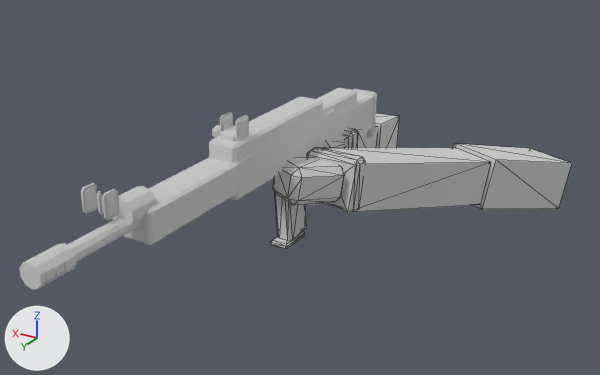
Renders of the glTF model polyfield2/game/assets/models/viewmodel.glb from each side of a commit.
The view is the same before and after, from a 50 mm camera at (-0.571, 1.415, 0.353) aimed at (0.065, 0.356, -0.177). The lights are fixed; the arrows at lower left show +X, +Y and +Z. The picture after the commit comes second. Mesh edges are drawn as thin lines on the coarser meshes. Vertices at exactly the same position are counted once.

Names of what the first picture shows: 'vm_hands', 'vm_part_magazine', 'vm_sleeves', 'vm_weapon' and 1 more.
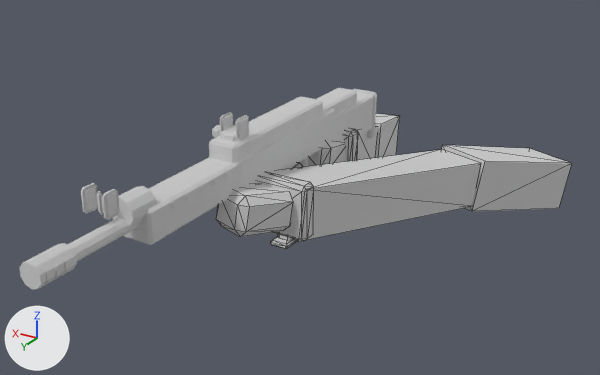
Where the change shows, as pixel boxes [x1, y1, x2, y2] in the pictures (600 x 375 px; the box of a moved part takes in the faces that stretch with it):
'vm_sleeves', reshaped (18% wider, 29% taller)
    before: [307, 113, 572, 212]
    after: [258, 113, 572, 241]
'vm_hands', reshaped (77% wider, 50% taller)
    before: [273, 142, 346, 205]
    after: [216, 142, 346, 237]
part 1 of me_vm_handr_block, moved or reshaped
    before: [288, 158, 339, 200]
    after: [234, 183, 287, 232]
part 2 of me_vm_armr_upper, moved or reshaped
    before: [307, 148, 365, 210]
    after: [258, 172, 314, 241]
part 3 of me_vm_armr_upper, moved or reshaped
    before: [323, 143, 572, 212]
    after: [271, 145, 572, 241]
'vm_part_magazine', unchanged, covered by the edit
    before: [271, 192, 307, 249]
    after: [271, 163, 303, 249]

The change, as a diff of the scene's bpy script:
```diff
--- a/polyfield2/game/assets/models/viewmodel.glb.py
+++ b/polyfield2/game/assets/models/viewmodel.glb.py
@@ me_vm_handr_block @@
 # used by ob_vm_hands; location = (0.0, 0.0, 0.0)
-me_vm_handr_block.from_pydata(...)  # 48 vertices, 88 faces; spans x 0.002..0.149, y 0.153..0.405, z -0.213..-0.128
+me_vm_handr_block.from_pydata(...)  # 48 vertices, 88 faces; spans x 0.014..0.149, y 0.153..0.548, z -0.213..-0.124
+# me_vm_handr_block part 1: the loose piece of 24 vertices spanning x 0.002..0.104, y 0.286..0.405, z -0.203..-0.128 is multiplied about its middle by the matrix ((0.992, -0.129, -0.006), (0.129, 0.991, -0.018), (0.009, 0.017, 1.0)), then moved by (0.009, 0.142, 0.004)
 me_vm_handr_block.materials.append(mat_skin)
@@ me_vm_armr_upper @@
 # used by ob_vm_sleeves; location = (0.0, 0.0, 0.0)
-me_vm_armr_upper.from_pydata(...)  # 80 vertices, 136 faces; spans x -0.243..0.253, y -0.222..0.327, z -0.346..-0.13
-me_vm_armr_upper.vertices[41].co = (-0.234, -0.158, -0.346)  # pixel (558, 208)
-me_vm_armr_upper.vertices[43].co = (-0.146, -0.222, -0.254)  # pixel (530, 148)
-me_vm_armr_upper.vertices[44].co = (-0.047, 0.01, -0.286)
-me_vm_armr_upper.vertices[45].co = (-0.144, 0.052, -0.286)  # pixel (482, 209)
-me_vm_armr_upper.vertices[46].co = (-0.153, 0.03, -0.194)  # pixel (496, 159)
-me_vm_armr_upper.vertices[47].co = (-0.056, -0.012, -0.194)  # pixel (454, 143)
-me_vm_armr_upper.vertices[48].co = (-0.055, 0.008, -0.28)
-me_vm_armr_upper.vertices[49].co = (-0.138, 0.047, -0.28)  # pixel (480, 204)
-me_vm_armr_upper.vertices[50].co = (-0.145, 0.032, -0.2)  # pixel (491, 162)
-me_vm_armr_upper.vertices[51].co = (-0.062, -0.007, -0.2)  # pixel (455, 147)
-me_vm_armr_upper.vertices[52].co = (0.075, 0.288, -0.215)
-me_vm_armr_upper.vertices[53].co = (-0.008, 0.327, -0.215)  # pixel (347, 212)
-me_vm_armr_upper.vertices[54].co = (-0.015, 0.312, -0.135)  # pixel (357, 164)
-me_vm_armr_upper.vertices[55].co = (0.068, 0.273, -0.135)  # pixel (323, 147)
+me_vm_armr_upper.from_pydata(...)  # 80 vertices, 136 faces; spans x -0.243..0.253, y -0.221..0.461, z -0.346..-0.127
+# me_vm_armr_upper part 2: the loose piece of 24 vertices spanning x -0.019..0.079, y 0.285..0.315, z -0.22..-0.13 is moved by (0.015, 0.14, 0.003)
+# me_vm_armr_upper part 3
+me_vm_armr_upper.vertices[41].co = (-0.234, -0.159, -0.346)  # pixel (559, 208)
+me_vm_armr_upper.vertices[43].co = (-0.146, -0.221, -0.254)  # pixel (529, 148)
+me_vm_armr_upper.vertices[44].co = (-0.037, 0.04, -0.281)
+me_vm_armr_upper.vertices[45].co = (-0.134, 0.081, -0.281)  # pixel (472, 211)
+me_vm_armr_upper.vertices[46].co = (-0.143, 0.06, -0.189)  # pixel (485, 161)
+me_vm_armr_upper.vertices[47].co = (-0.046, 0.019, -0.189)  # pixel (442, 144)
+me_vm_armr_upper.vertices[48].co = (-0.045, 0.041, -0.276)
+me_vm_armr_upper.vertices[49].co = (-0.131, 0.071, -0.276)
+me_vm_armr_upper.vertices[50].co = (-0.135, 0.059, -0.194)  # pixel (481, 163)
+me_vm_armr_upper.vertices[51].co = (-0.049, 0.029, -0.194)  # pixel (441, 149)
+me_vm_armr_upper.vertices[52].co = (0.09, 0.431, -0.213)
+me_vm_armr_upper.vertices[53].co = (0.004, 0.461, -0.213)  # pixel (298, 241)
+me_vm_armr_upper.vertices[54].co = (0.0, 0.449, -0.131)  # pixel (305, 189)
+me_vm_armr_upper.vertices[55].co = (0.086, 0.419, -0.131)
 me_vm_armr_upper.materials.append(mat_uniform_ranger)
```
